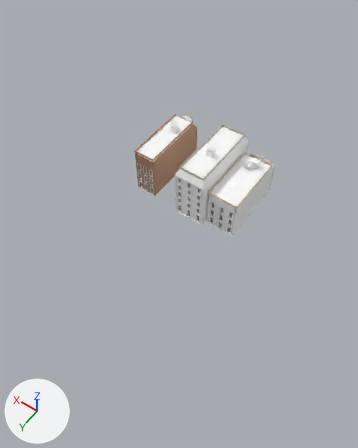
One commit to the Blender file art/blender/city_elevations_lod1.blend: the scene before it, then after it.
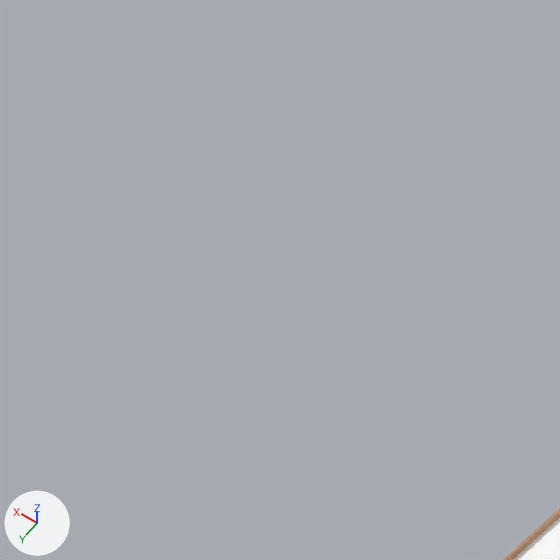
The first picture shows the older version from a camera (50 mm lens) standing at (-102.5, 97.4, 127.9) and looking at (-42.9, 14.0, -3.2). The close-ups show the older and then the newer version on the part from 0% to 42% of the width and 0% to 34% of the height of that picture. Only the edits that show in the close-ups are written down. The axes (+X, +Y, +Z) are drawn at lower left. The lights are the same throughout.

Objects in the first close-up: 'site_nw1__roof_bitumen' and 1 more.
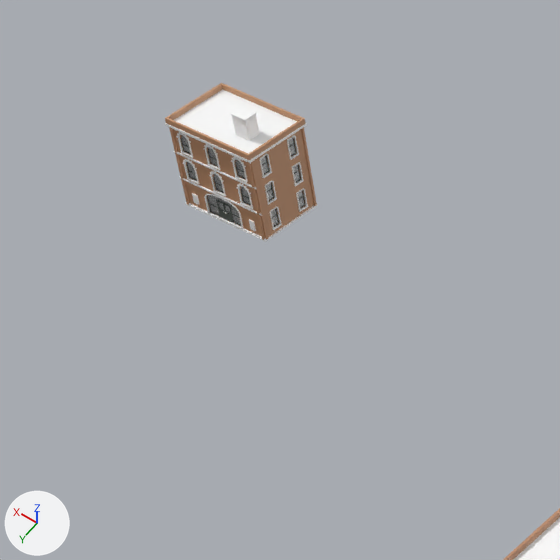
Location of each change, [x1, y1, x2, y2] in pixels of the close-ups (560 x 560 px):
'site_se3__arcade_brick_bond', added (brown): after [165, 83, 317, 240]
'site_se3__roof_bitumen', added: after [165, 89, 306, 163]
'site_se3__terracotta', added: after [169, 127, 266, 241]
'site_se3__mirror_aged', added: after [181, 135, 304, 225]
'site_se3__limestone', added: after [181, 135, 308, 231]
'site_se3__door_paint', added: after [181, 137, 305, 227]
'site_se3__brick', added: after [232, 115, 259, 141]
'site_se3__soot', added: after [230, 106, 257, 121]
'site_se3__concrete', added: after [186, 204, 318, 242]

Diff of the bpy script that builds the scene:
```diff
--- a/art/blender/city_elevations_lod1.blend.py
+++ b/art/blender/city_elevations_lod1.blend.py
@@ ob_site_se3__terracotta @@
+ob_site_se3__terracotta = bpy.data.objects.new('site_se3__terracotta', me_site_se3__terracotta)  # 1064 vertices, 1596 faces; spans x -6.45..6.45, y -0.24..0.24, z 0.0..10.18; in mat_site_se3__terracotta (its picture is missing)
+ob_site_se3__terracotta.location = (51.5, -28.6, 0.0)
@@ ob_site_se3__soot @@
+ob_site_se3__soot = bpy.data.objects.new('site_se3__soot', me_site_se3__soot)  # 24 vertices, 44 faces; spans x -1.17..1.17, y -0.97..0.97, z 12.96..13.12; in mat_site_se3__soot (its picture is missing)
+ob_site_se3__soot.location = (48.8, -31.9, 0.0)
@@ ob_site_se3__roof_bitumen @@
+ob_site_se3__roof_bitumen = bpy.data.objects.new('site_se3__roof_bitumen', me_site_se3__roof_bitumen)  # 24 vertices, 44 faces; spans x -6.61..6.61, y -4.7..4.7, z 10.2..10.46; in mat_site_se3__roof_bitumen (its picture is missing)
+ob_site_se3__roof_bitumen.location = (51.5, -32.9, 0.0)
@@ ob_site_se3__mirror_aged @@
+ob_site_se3__mirror_aged = bpy.data.objects.new('site_se3__mirror_aged', me_site_se3__mirror_aged)  # 294 vertices, 476 faces; spans x -6.03..6.03, y -4.12..4.12, z 0.16..9.68; in mat_site_se3__mirror_aged (its picture is missing)
+ob_site_se3__mirror_aged.location = (51.5, -32.9, 0.0)
@@ ob_site_se3__limestone @@
+ob_site_se3__limestone = bpy.data.objects.new('site_se3__limestone', me_site_se3__limestone)  # 744 vertices, 1116 faces; spans x -6.43..6.43, y -4.52..4.52, z 0.04..9.77; in mat_site_se3__limestone (its picture is missing)
+ob_site_se3__limestone.location = (51.5, -32.9, 0.0)
@@ ob_site_se3__door_paint @@
+ob_site_se3__door_paint = bpy.data.objects.new('site_se3__door_paint', me_site_se3__door_paint)  # 968 vertices, 1452 faces; spans x -6.13..6.13, y -4.24..4.24, z 0.16..9.68; in mat_site_se3__door_paint (its picture is missing)
+ob_site_se3__door_paint.location = (51.5, -32.8, 0.0)
@@ ob_site_se3__concrete @@
+ob_site_se3__concrete = bpy.data.objects.new('site_se3__concrete', me_site_se3__concrete)  # a box spanning x -6.45..6.45, y -4.54..4.54, z -0.12..0.0; in mat_site_se3__concrete (its picture is missing)
+ob_site_se3__concrete.location = (51.5, -32.9, 0.0)
@@ ob_site_se3__brick @@
+ob_site_se3__brick = bpy.data.objects.new('site_se3__brick', me_site_se3__brick)  # 24 vertices, 44 faces; spans x -1.05..1.05, y -0.85..0.85, z 10.46..12.96; in mat_site_se3__brick (its picture is missing)
+ob_site_se3__brick.location = (48.8, -31.9, 0.0)
@@ ob_site_se3__arcade_brick_bond @@
+ob_site_se3__arcade_brick_bond = bpy.data.objects.new('site_se3__arcade_brick_bond', me_site_se3__arcade_brick_bond)  # 1039 vertices, 1630 faces; spans x -6.55..6.55, y -4.64..4.64, z 0.0..11.08; in mat_site_se3__arcade_brick_bond (its picture is missing)
+ob_site_se3__arcade_brick_bond.location = (51.5, -32.9, 0.0)
```
